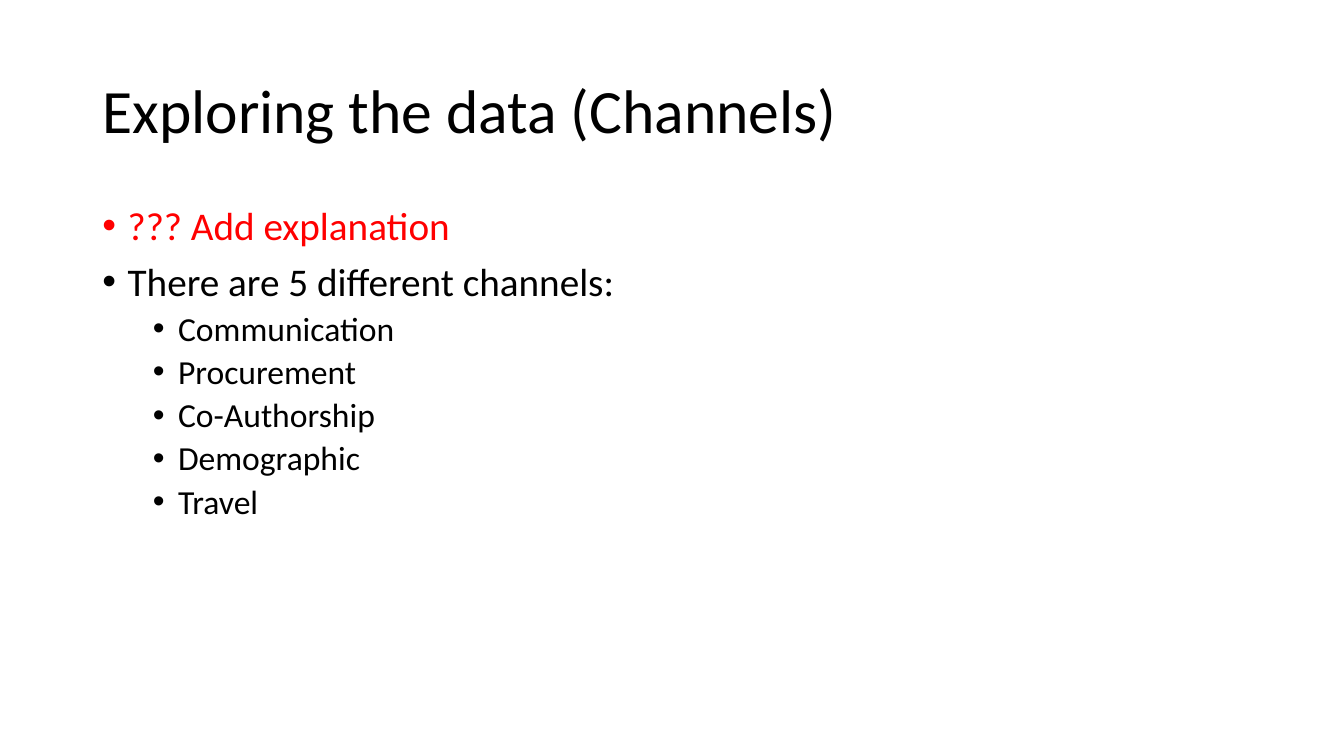
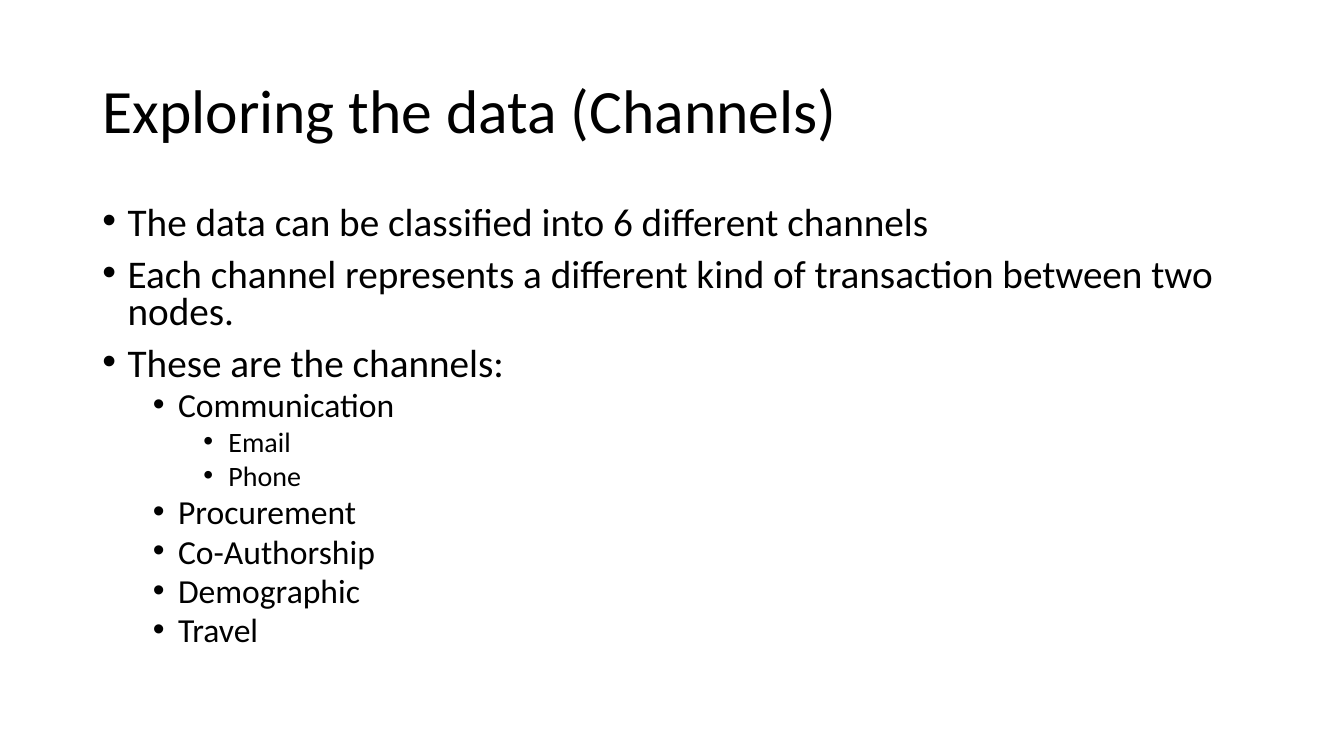
Before and after one commit to AtrayeeNeog/Visualization_2019-20, a slide deck: slide 8 of Documentation/Project_Presentation_v1.pptx. Drawn at 1344x756 pixels with LibreOffice and Linux fonts; fonts in the diff are those of the drawing. Boxes give left, top, right and bottom in pixels: in the first picture for what was removed or moved away, otherwise in the second. Text is boxed around its words. In the diff, an @@ line names an element or a change of style, - is before the commit and + after.

```diff
--- a/Documentation/Project_Presentation_v1.pptx
+++ b/Documentation/Project_Presentation_v1.pptx
@@ text at [128, 208, 1212, 378]: text changed @@
-• ??? Add explanation
-• There are 5 different channels:
+• The data can be classified into 6 different channels
+• Each channel represents a different kind of transaction between two nodes.
+• These are the channels:
@@ text at [178, 394, 394, 643]: line spacing 0.9 to 0.8 @@
@@ text at [228, 432, 301, 487]: paragraphs added @@
+    • Email
+    • Phone
```
Also in this commit, not shown: 2 other slides changed, 1 slide added, 1 slide removed.
